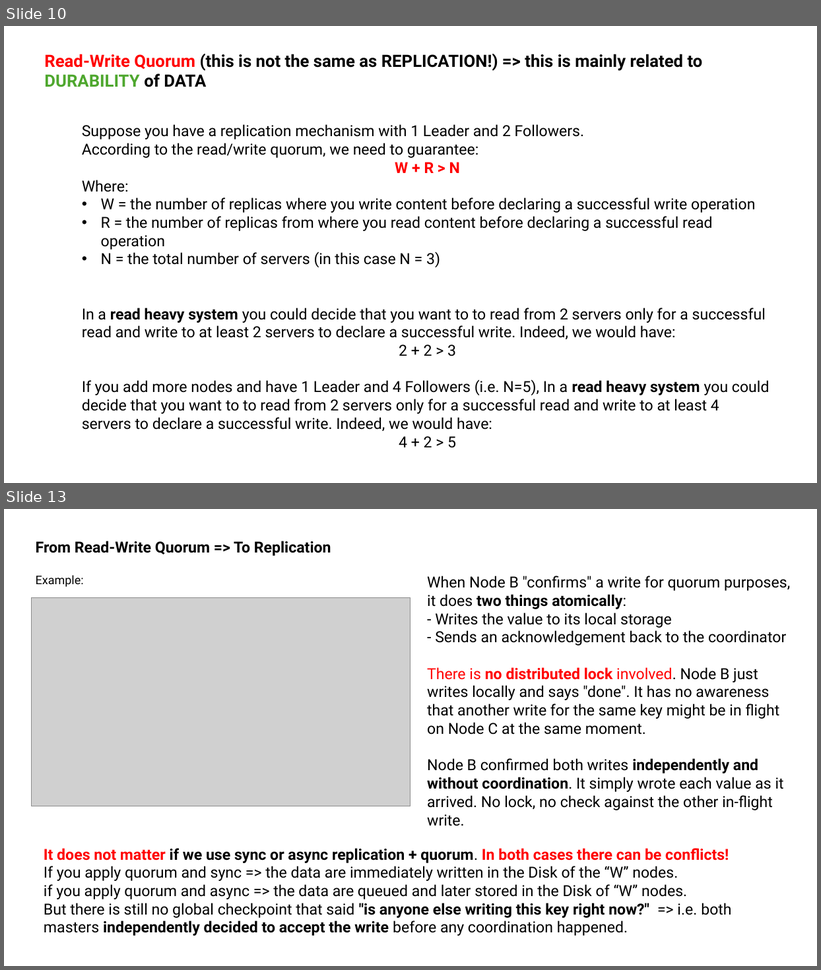
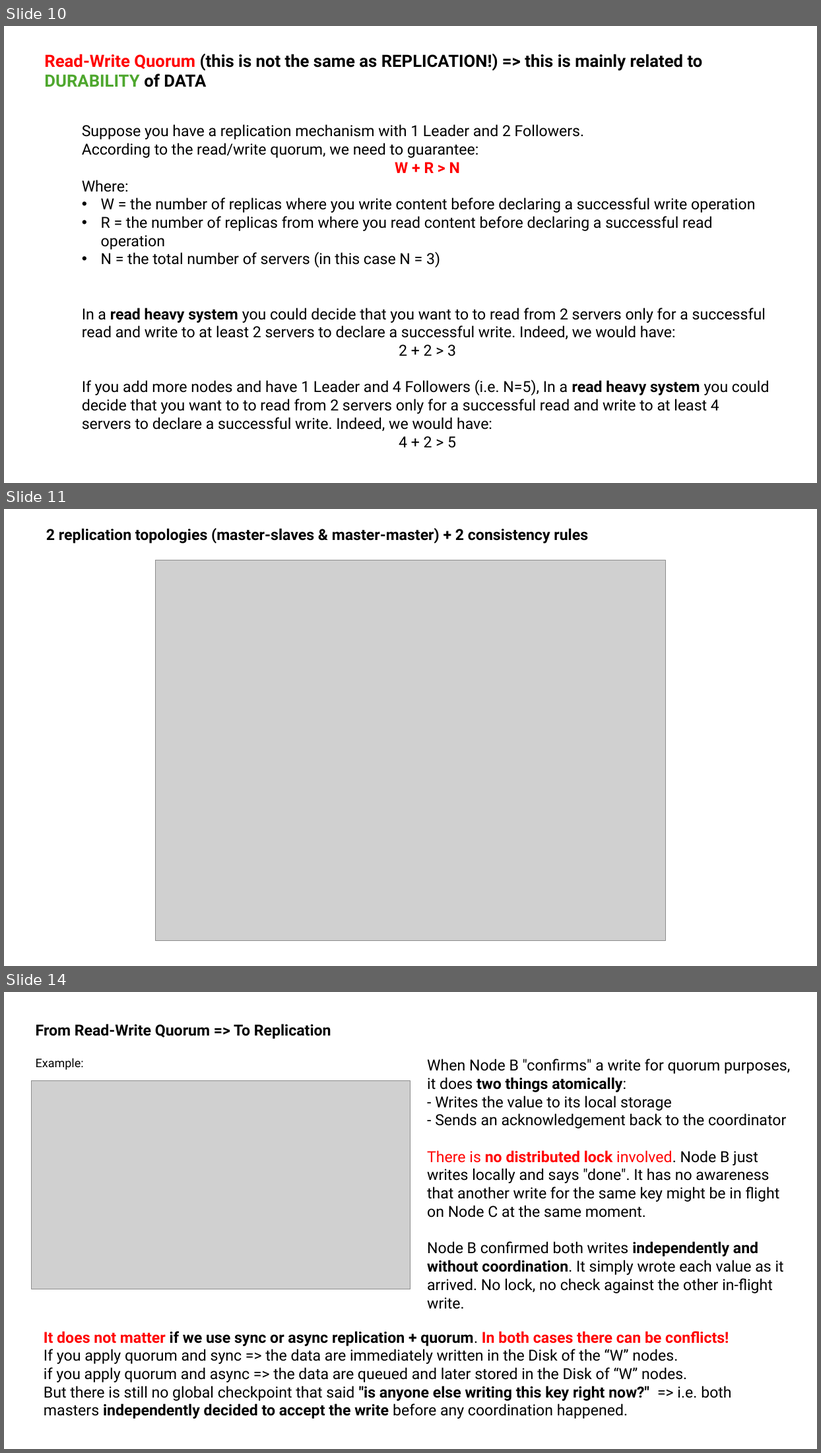
Before and after one commit to dventura3/system-design, a slide deck: docs/DB Replication.pptx. Shown one above the other, each under a label of ours: slides 10 and 13 before the commit, slides 10, 11 and 14 after it; the slides between them are not shown. The pictures are 821x970 and 821x1453 pixels, drawn with LibreOffice and Linux fonts; fonts in the diff are those of the drawing; grey boxes stand for pictures. Boxes give left, top, right and bottom in pixels: in the first picture for what was removed or moved away, otherwise in the second. Text is boxed around its words. In the diff, an @@ line names an element or a change of style, - is before the commit and + after.

```diff
--- a/docs/DB Replication.pptx
+++ b/docs/DB Replication.pptx
@@ slide 11 added at bbox=[4, 509, 817, 966], background #FFFFFF @@
@@ text added at bbox=[46, 528, 588, 543], 18 pt, text #000000, bold @@
+2 replication topologies (master-slaves & master-master) + 2 consistency rules
@@ picture added at bbox=[156, 560, 666, 941] @@
@@ what was slide 13 is now slide 14 @@
```
Also in this commit, not shown: 7 slides changed, 2 other files.
